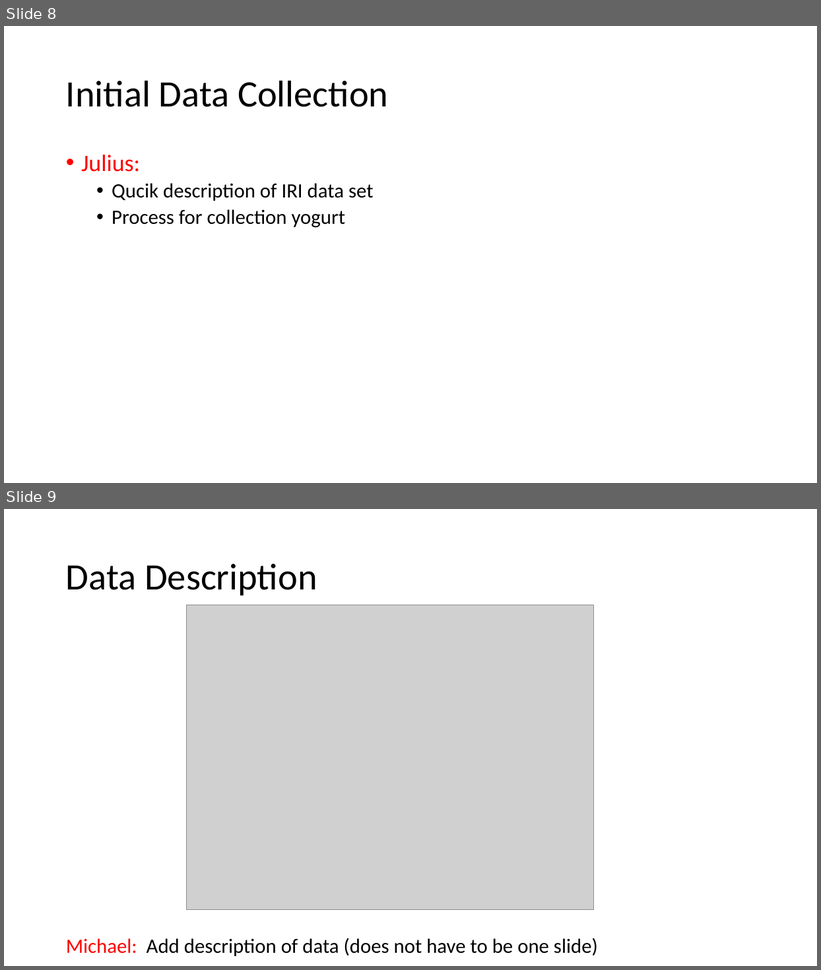
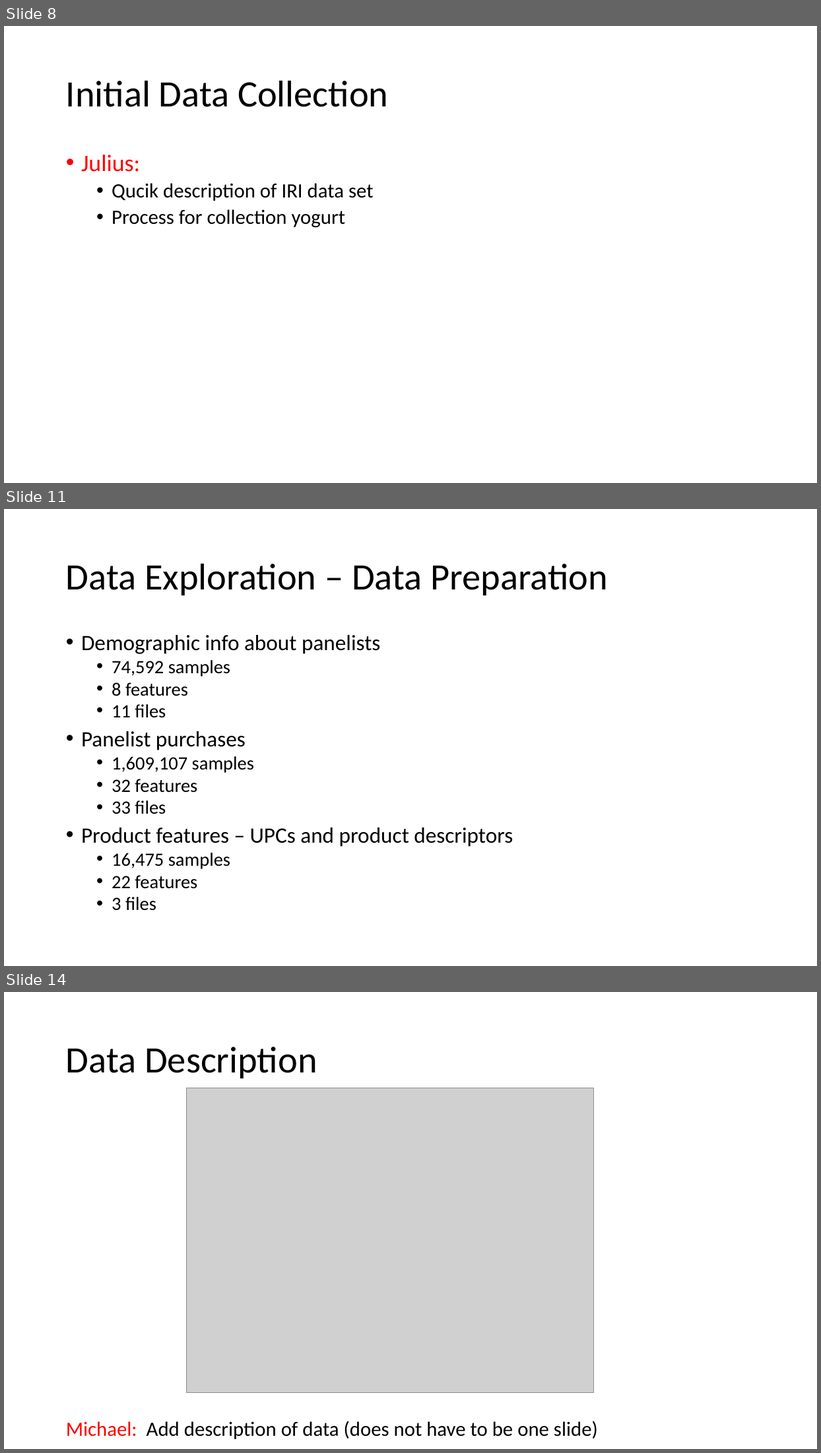
Before and after one commit to mGalarnyk/Machine_Learning_Froyo, a slide deck: Current_Powerpoint/Froyo_v2.pptx. Shown one above the other, each under a label of ours: slides 8 and 9 before the commit, slides 8, 11 and 14 after it; the slides between them are not shown. The pictures are 821x970 and 821x1453 pixels, drawn with LibreOffice and Linux fonts; fonts in the diff are those of the drawing; grey boxes stand for pictures. Boxes give left, top, right and bottom in pixels: in the first picture for what was removed or moved away, otherwise in the second. Text is boxed around its words. In the diff, an @@ line names an element or a change of style, - is before the commit and + after.

```diff
--- a/Current_Powerpoint/Froyo_v2.pptx
+++ b/Current_Powerpoint/Froyo_v2.pptx
@@ slide 11 added at bbox=[4, 509, 817, 966], background #FFFFFF @@
@@ title added at bbox=[66, 563, 608, 595], 44 pt, text #000000 @@
+Data Exploration – Data Preparation
@@ text added at bbox=[81, 635, 513, 911], 22.2 pt, text #000000 @@
+• Demographic info about panelists
+  • 74,592 samples
+  • 8 features
+  • 11 files
+• Panelist purchases
+  • 1,609,107 samples
+  • 32 features
+  • 33 files
+• Product features – UPCs and product descriptors
+  • 16,475 samples
+  • 22 features
+  • 3 files
@@ what was slide 9 is now slide 14 @@
```
Also in this commit, not shown: 4 other slides added, 1 other file.
